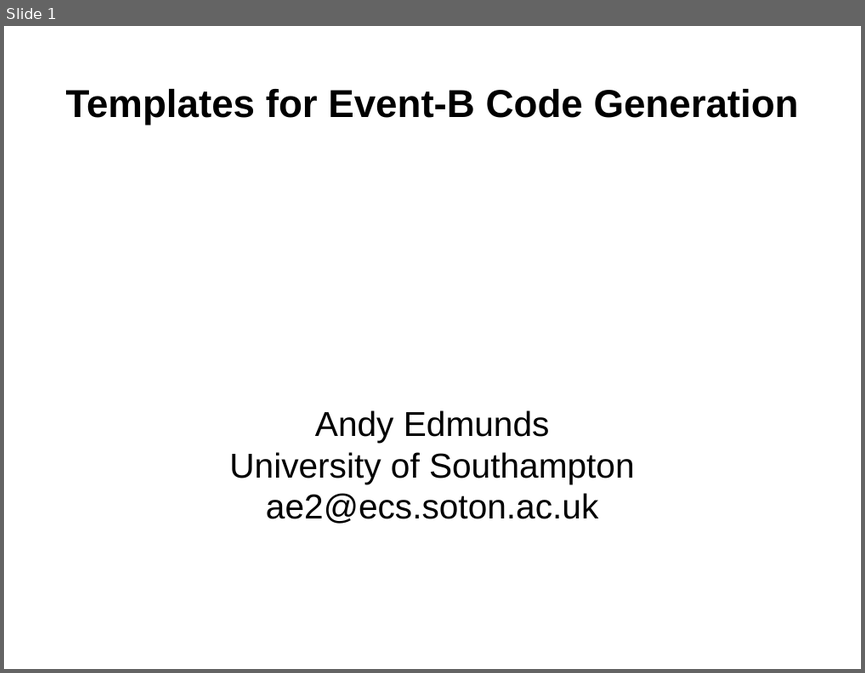
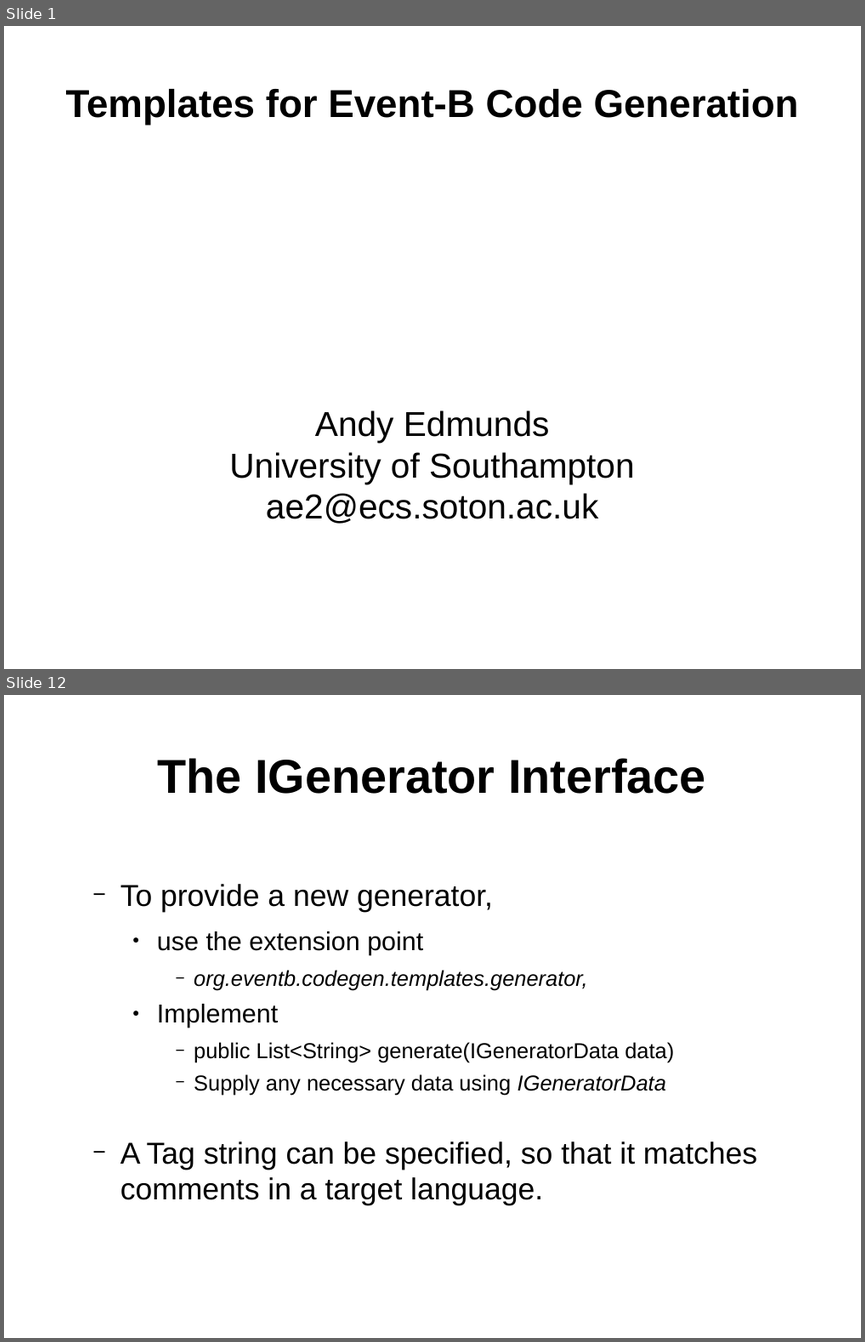
Before and after one commit to weetmuts/rodin-b-sharp-iUML_B_Utils, a slide deck: work/store/Writing/InterfaceTemplatesPaper(acceptedABZ2014)/presentation/templates.odp. Shown one above the other, each under a label of ours: slide 1 before the commit, slides 1 and 12 after it; the slides between them are not shown. The pictures are 865x673 and 865x1342 pixels, drawn with LibreOffice and Linux fonts; fonts in the diff are those of the drawing. Boxes give left, top, right and bottom in pixels: in the first picture for what was removed or moved away, otherwise in the second. Text is boxed around its words. In the diff, an @@ line names an element or a change of style, - is before the commit and + after.

```diff
--- a/work/store/Writing/InterfaceTemplatesPaper(acceptedABZ2014)/presentation/templates.odp
+++ b/work/store/Writing/InterfaceTemplatesPaper(acceptedABZ2014)/presentation/templates.odp
@@ slide 12 added at [4, 695, 861, 1338], background #FFFFFF @@
@@ title added at [158, 758, 706, 794], 44 pt, text #000000, bold @@
+The IGenerator Interface
@@ text added at [120, 884, 757, 1206], 20 pt, text #000000 @@
+  − To provide a new generator,
+    ● use the extension point
+      − org.eventb.codegen.templates.generator,
+    ● Implement
+      − public List<String> generate(IGeneratorData data)
+      − Supply any necessary data using IGeneratorData
+  − A Tag string can be specified, so that it matches comments in a target language.
```
Also in this commit, not shown: 2 slides changed, 10 other slides added, 1 slide removed, 11 other files.
